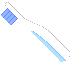
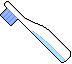
Layers edited between the first and the second 72×64 image:
painted on "Paint Layer 2(pasted)" over [0, 1, 71, 63]
